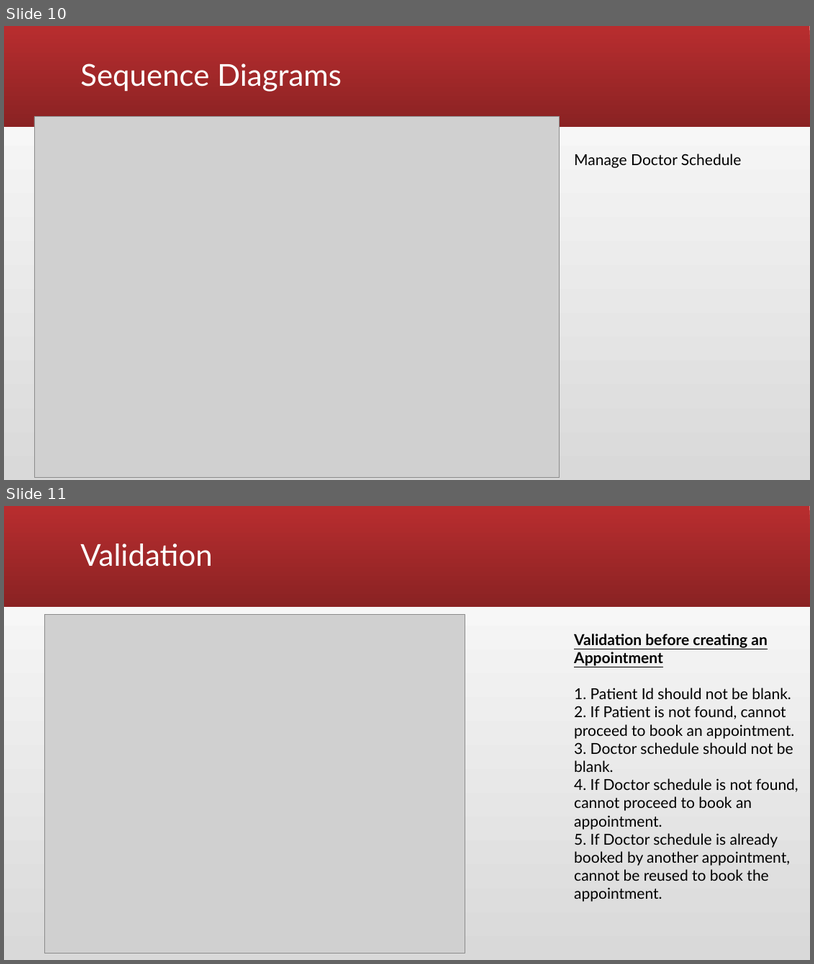
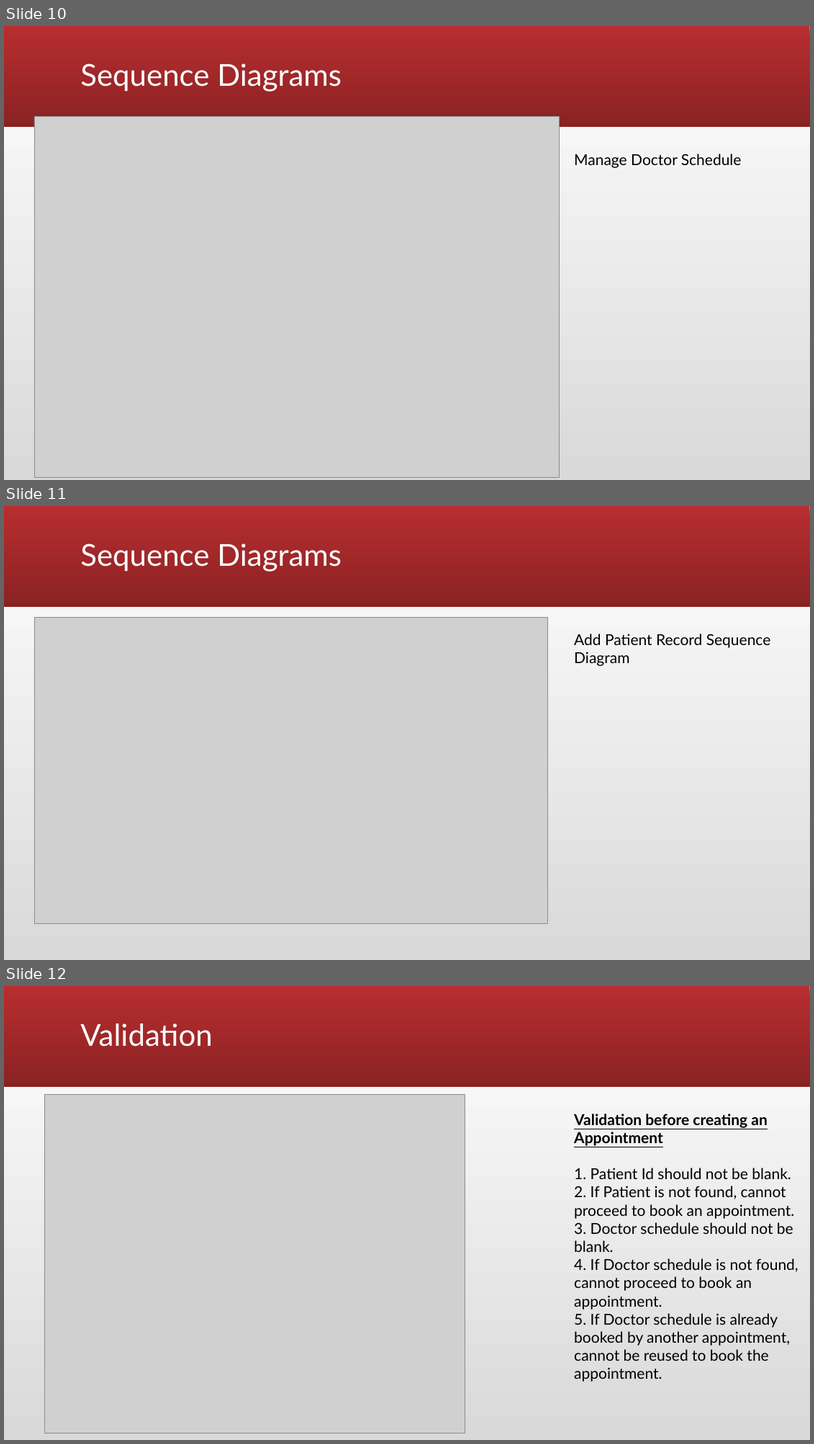
Before and after one commit to ssuheesh/MPP-labs, a slide deck: Project/Hospital Appointment System.pptx. Shown one above the other, each under a label of ours: slides 10 and 11 before the commit, slides 10, 11 and 12 after it. The pictures are 814x964 and 814x1444 pixels, drawn with LibreOffice and Linux fonts; fonts in the diff are those of the drawing; grey boxes stand for pictures. Boxes give left, top, right and bottom in pixels: in the first picture for what was removed or moved away, otherwise in the second. Text is boxed around its words. In the diff, an @@ line names an element or a change of style, - is before the commit and + after.

```diff
--- a/Project/Hospital Appointment System.pptx
+++ b/Project/Hospital Appointment System.pptx
@@ slide 11 added at <box>4,506,810,960</box>, background gradient #D9D9D9 to #FFFFFF; not listed: 1 template element that a slide beside it also shows @@
@@ title added at <box>80,543,342,572</box>, 36 pt, text #FFFFFF @@
+Sequence Diagrams
@@ picture added at <box>34,617,548,924</box> @@
@@ text added at <box>574,633,772,666</box>, 18 pt, text #000000 @@
+Add Patient Record Sequence Diagram
@@ what was slide 11 is now slide 12 @@
```
Also in this commit, not shown: 1 other slide added.
